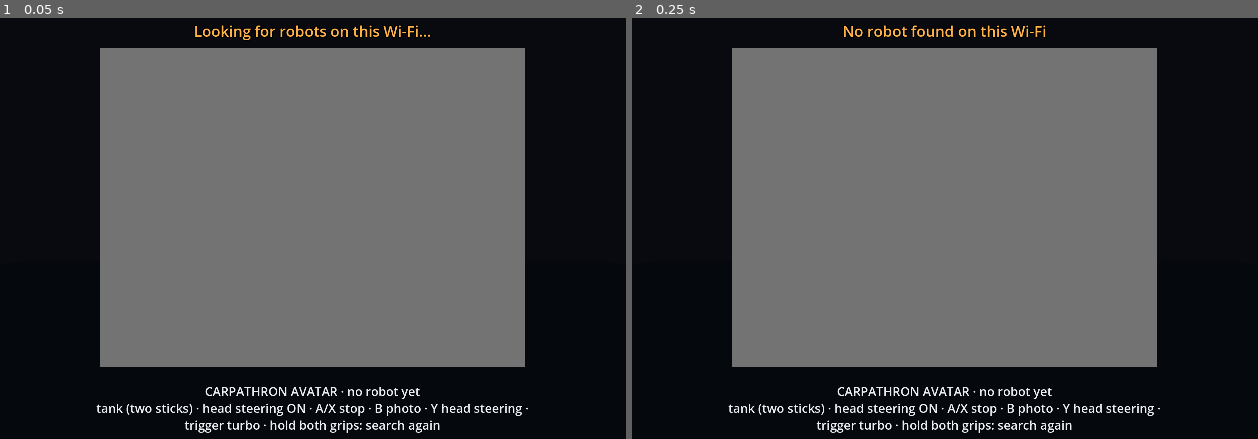
Above: before the commit, frames 1-2 (left to right).
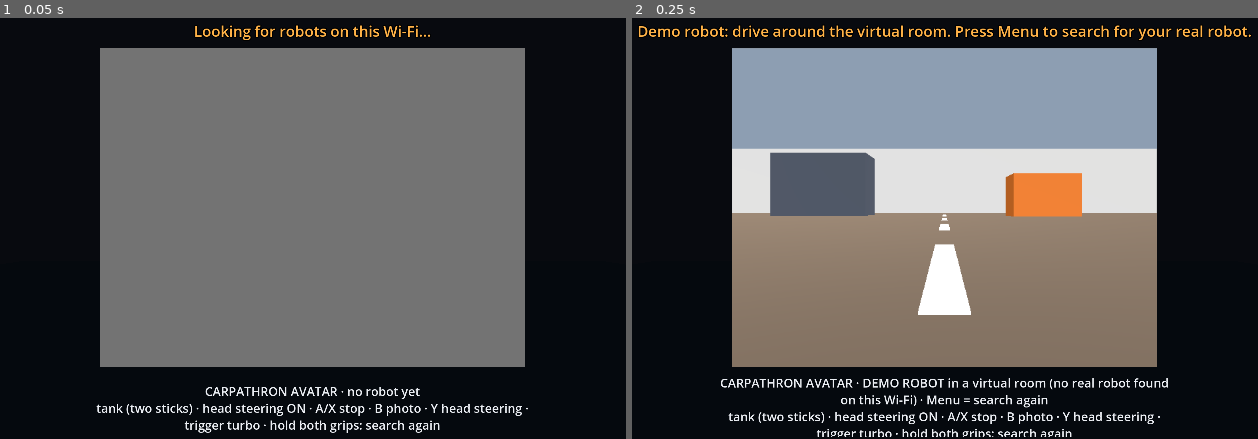
Above: after the commit, the same moments.

Repository: qubitpage/carpathron-muse
Game: Godot game, scene res://main.tscn
The game is run twice, just before and just after one commit, with the same random seed, the same clock (stepped at 60 frames per second) and the same inputs.
Inputs:
- Up to frame 1 (0.05 s): no input
- Up to frame 2 (0.25 s): no input

Frame 1 is identical in both runs. In frame 2, 42% of the frame differs, in the area x 1-99%, y 1-100%.

Commit message:
Quest app 1.1.3: demo robot when no car is found, cleartext HTTP disabled

Diff:
--- /dev/null
+++ b/apps/quest-avatar/demo_robot.gd
@@ -0,0 +1,75 @@
+extends Node3D
+## Demo robot: a virtual Carpathron car in a small virtual room, used when no real robot is on the Wi-Fi
+## (and by Meta's store reviewers). Same controls as the real robot: tank wheel speeds -100..100.
+## Its camera renders into a texture shown on the big screen, exactly like the real robot's live video.
+
+var texture: Texture2D
+var vp: SubViewport
+var cam: Camera3D
+var body: Node3D
+var l := 0.0
+var r := 0.0
+const MAX_SPEED := 0.9        # m/s at 100 %
+const TRACK := 0.16           # wheel distance, m
+
+func _ready() -> void:
+	vp = SubViewport.new()
+	vp.size = Vector2i(640, 480)
+	vp.render_target_update_mode = SubViewport.UPDATE_ALWAYS
+	vp.own_world_3d = true
+	add_child(vp)
+	var world := Node3D.new()
+	vp.add_child(world)
+	var env := WorldEnvironment.new()
+	var e := Environment.new()
+	e.background_mode = Environment.BG_COLOR
+	e.background_color = Color(0.55, 0.62, 0.7)
+	e.ambient_light_source = Environment.AMBIENT_SOURCE_COLOR
+	e.ambient_light_color = Color(0.75, 0.75, 0.78)
+	env.environment = e
+	world.add_child(env)
+	var sun := DirectionalLight3D.new()
+	sun.rotation_degrees = Vector3(-55, 35, 0)
+	world.add_child(sun)
+	# room 8 x 8 m: floor, four walls, furniture-like boxes in brand colours
+	_box(world, Vector3(0, -0.05, 0), Vector3(8, 0.1, 8), Color(0.42, 0.36, 0.3))
+	for w in [[Vector3(0, 0.6, -4), Vector3(8, 1.2, 0.1)], [Vector3(0, 0.6, 4), Vector3(8, 1.2, 0.1)], [Vector3(-4, 0.6, 0), Vector3(0.1, 1.2, 8)], [Vector3(4, 0.6, 0), Vector3(0.1, 1.2, 8)]]:
+		_box(world, w[0], w[1], Color(0.88, 0.88, 0.86))
+	_box(world, Vector3(1.2, 0.25, -1.8), Vector3(0.8, 0.5, 0.5), Color(0.94, 0.5, 0.19))   # orange crate
+	_box(world, Vector3(-1.6, 0.4, -2.2), Vector3(1.2, 0.8, 0.6), Color(0.3, 0.33, 0.38))  # dark cabinet
+	_box(world, Vector3(-2.2, 0.15, 1.5), Vector3(0.4, 0.3, 0.4), Color(0.31, 0.55, 1.0))  # blue box
+	_box(world, Vector3(2.4, 0.35, 1.8), Vector3(0.5, 0.7, 0.5), Color(0.25, 0.7, 0.5))    # green box
+	for i in 6:   # floor stripes to feel speed
+		_box(world, Vector3(0, 0.001, -3.0 + i * 1.2), Vector3(0.05, 0.002, 0.6), Color(1, 1, 1))
+	# the robot camera, 10 cm above the floor like the ESP32-CAM
+	body = Node3D.new()
+	body.position = Vector3(0, 0, 2.5)
+	world.add_child(body)
+	cam = Camera3D.new()
+	cam.position = Vector3(0, 0.1, -0.08)
+	cam.fov = 50.0
+	body.add_child(cam)
+	texture = vp.get_texture()
+
+func _box(parent: Node3D, pos: Vector3, size: Vector3, color: Color) -> void:
+	var m := MeshInstance3D.new()
+	var b := BoxMesh.new(); b.size = size
+	m.mesh = b
+	var mat := StandardMaterial3D.new(); mat.albedo_color = color
+	m.material_override = mat
+	m.position = pos
+	parent.add_child(m)
+
+func drive(left: int, right: int) -> void:
+	l = clampf(left, -100, 100) / 100.0
+	r = clampf(right, -100, 100) / 100.0
+
+func _process(delta: float) -> void:
+	var v := (l + r) / 2.0 * MAX_SPEED
+	var w := (r - l) * MAX_SPEED / TRACK * 0.35     # yaw rate (rad/s), + = turn left
+	body.rotation.y += w * delta
+	var fwd := -body.global_transform.basis.z
+	var p := body.position + fwd * v * delta
+	p.x = clampf(p.x, -3.7, 3.7)
+	p.z = clampf(p.z, -3.7, 3.7)
+	body.position = p
--- a/apps/quest-avatar/main.gd
+++ b/apps/quest-avatar/main.gd
@@ -12,6 +12,7 @@
 
 const RobotLink = preload("res://robot_link.gd")
 const MuseLink = preload("res://muse_link.gd")
+const DemoRobot = preload("res://demo_robot.gd")
 const DEAD := 0.15
 const TURN_MS_360 := 2400.0   # calibrated full turn of the car at TURN_SPEED (same setting as Muse Carpathron)
 const TURN_SPEED := 70.0
@@ -37,6 +38,8 @@
 var grip_hold := 0.0
 var test := {}             # automated test mode (desktop/headless): --test-host=IP [--test-muse=IP:PORT]
 var muse: Node
+var demo: Node3D = null   # virtual robot when no real robot is on the Wi-Fi
+var demo_test := 0
 var rec_effect: AudioEffectRecord
 var recording := false
 var tts_voice := ""
@@ -48,7 +51,7 @@
 	_build_world()
 	link = RobotLink.new()
 	add_child(link)
-	link.frame.connect(func(t): screen_mat.albedo_texture = t)
+	link.frame.connect(func(t): if demo == null: screen_mat.albedo_texture = t)
 	link.changed.connect(_refresh_panel)
 	muse = MuseLink.new()
 	add_child(muse)
@@ -58,6 +61,8 @@
 		if str(a).begins_with("--test-host="):
 			test = {"host": str(a).split("=")[1], "t0": Time.get_ticks_msec(), "step": 0}
 	for a in OS.get_cmdline_user_args() + OS.get_cmdline_args():
+		if str(a) == "--test-demo":
+			demo_test = Time.get_ticks_msec()
 		if str(a).begins_with("--test-muse="):
 			cfg.set_value("muse", "pc", ""); cfg.set_value("muse", "token", "")
 			test["muse"] = str(a).split("=")[1]
@@ -144,7 +149,9 @@
 func _refresh_panel() -> void:
 	var l = link
 	var who := "no robot yet"
-	if l.host != "":
+	if demo != null:
+		who = "DEMO ROBOT in a virtual room (no real robot found on this Wi-Fi) · Menu = search again"
+	elif l.host != "":
 		who = "%s @ %s · %s%s" % [l.robot_name if l.robot_name != "" else "robot", l.host, "online" if l.online else "offline", (" · Wi-Fi %d dBm" % l.rssi) if l.rssi != 0 else ""]
 	var found := ""
 	if l.found.size() > 1:
@@ -155,8 +162,31 @@
 		panel.text += "\n" + muse.status_text() + ("   🎤 listening..." if recording else "")
 		if muse.last_answer != "":
 			info.text = muse.last_answer
-	if l.host == "" and l.found.size() > 0 and not test:
+	if test:
+		return
+	if demo != null and l.online:
+		_stop_demo()
+	if l.found.size() > 0 and (l.host == "" or demo != null) and not l.online:
+		_stop_demo()
 		_pick(0)
+	elif demo == null and not l.scanning and l.found.is_empty() and not l.online and l.note.begins_with("No robot"):
+		_start_demo()
+
+func _start_demo() -> void:
+	if demo != null:
+		return
+	demo = DemoRobot.new()
+	add_child(demo)
+	screen_mat.albedo_texture = demo.texture
+	link.note = "Demo robot: drive around the virtual room. Press Menu to search for your real robot."
+	_refresh_panel()
+
+func _stop_demo() -> void:
+	if demo == null:
+		return
+	demo.queue_free()
+	demo = null
+	screen_mat.albedo_texture = null
 
 func _on_muse() -> void:
 	_refresh_panel()
@@ -199,6 +229,15 @@
 			var f := "user://ptt.wav"
 			wav.save_to_wav(f)
 			muse.voice(FileAccess.get_file_as_bytes(f))
+
+func _notification(what: int) -> void:
+	# Meta menu / headset off / app in background: stop the robot at once
+	if what == NOTIFICATION_APPLICATION_FOCUS_OUT or what == NOTIFICATION_APPLICATION_PAUSED or what == NOTIFICATION_WM_CLOSE_REQUEST:
+		if link:
+			link.stop_now()
+		if recording:
+			recording = false
+			rec_effect.set_recording_active(false)
 
 func _pick(i: int) -> void:
 	if link.found.is_empty():
@@ -242,8 +281,12 @@
 			arcade = not arcade
 			cfg.set_value("ui", "arcade", arcade); cfg.save("user://avatar.cfg")
 			link.note = "Arcade mode (right stick)" if arcade else "Tank mode (two sticks)"; _refresh_panel()
-		if _pressed("MENU", left_hand.is_button_pressed("menu_button")) and link.found.size() > 1:
-			_pick(robot_index + 1)
+		if _pressed("MENU", left_hand.is_button_pressed("menu_button")):
+			if demo != null or link.found.is_empty():
+				_stop_demo()
+				link.scan(["carpathron.local"])
+			elif link.found.size() > 1:
+				_pick(robot_index + 1)
 		var lg := left_hand.get_float("grip") > 0.8
 		var rg := right_hand.get_float("grip") > 0.8
 		if lg and rg:
@@ -259,7 +302,21 @@
 			_ptt(rg)
 			if _pressed("LG", lg):
 				muse.ask("What do you see? Anything in the way?")
-	if test:
+	if demo_test > 0:
+		var dt_ms := Time.get_ticks_msec() - demo_test
+		if demo != null and dt_ms < 40000:
+			if not test.has("demo_t0"):
+				test["demo_t0"] = Time.get_ticks_msec(); test["demo_p0"] = demo.body.position
+			var since: int = Time.get_ticks_msec() - test["demo_t0"]
+			if since < 1500:
+				ls = Vector2(0, 1); rs = Vector2(0, 1)
+			elif since > 2000:
+				print("DEMO_TEST ", JSON.stringify({"demo": true, "moved_m": demo.body.position.distance_to(test["demo_p0"]), "tex": screen_mat.albedo_texture == demo.texture, "note": link.note}))
+				get_tree().quit()
+		elif dt_ms > 40000:
+			print("DEMO_TEST ", JSON.stringify({"demo": false, "note": link.note, "scanning": link.scanning}))
+			get_tree().quit()
+	if test.has("host"):
 		var r := _test_step()
 		ls = r[0]; rs = r[1]; stop = r[2]
 	var mx := 100.0 if turbo else 85.0
@@ -288,13 +345,18 @@
 	if stop:
 		if _pressed("STOP", true):
 			link.stop_now()
+			if demo != null:
+				demo.drive(0, 0)
 			link.note = "STOP"; _refresh_panel()
 			if xr_on:
 				right_hand.trigger_haptic_pulse("haptic", 0.0, 0.7, 0.1, 0.0)
 		return
 	prev["STOP"] = false
-	link.drive(int(round(l)), int(round(r2)))
-	screen_mat.albedo_color = Color(1, 1, 1) if link.online or test else Color(0.45, 0.45, 0.45)
+	if demo != null:
+		demo.drive(int(round(l)), int(round(r2)))
+	else:
+		link.drive(int(round(l)), int(round(r2)))
+	screen_mat.albedo_color = Color(1, 1, 1) if link.online or test or demo != null else Color(0.45, 0.45, 0.45)
 
 # ---- automated test (no headset): connect, wait for video, drive forward 1 s, stop, photo, report, quit
 func _test_step() -> Array:
Not shown, changed: apps/quest-avatar/export_presets.cfg
Not shown, changed: apps/quest-avatar/tools_quest_patch.py
